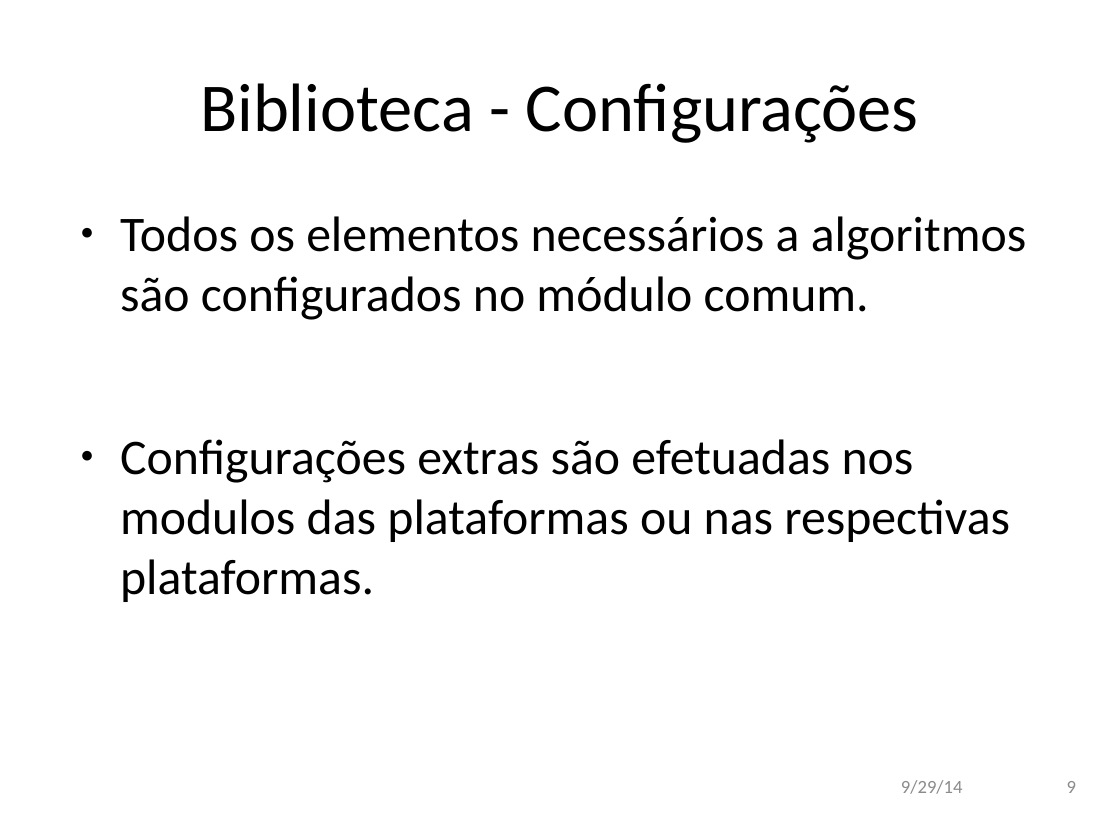
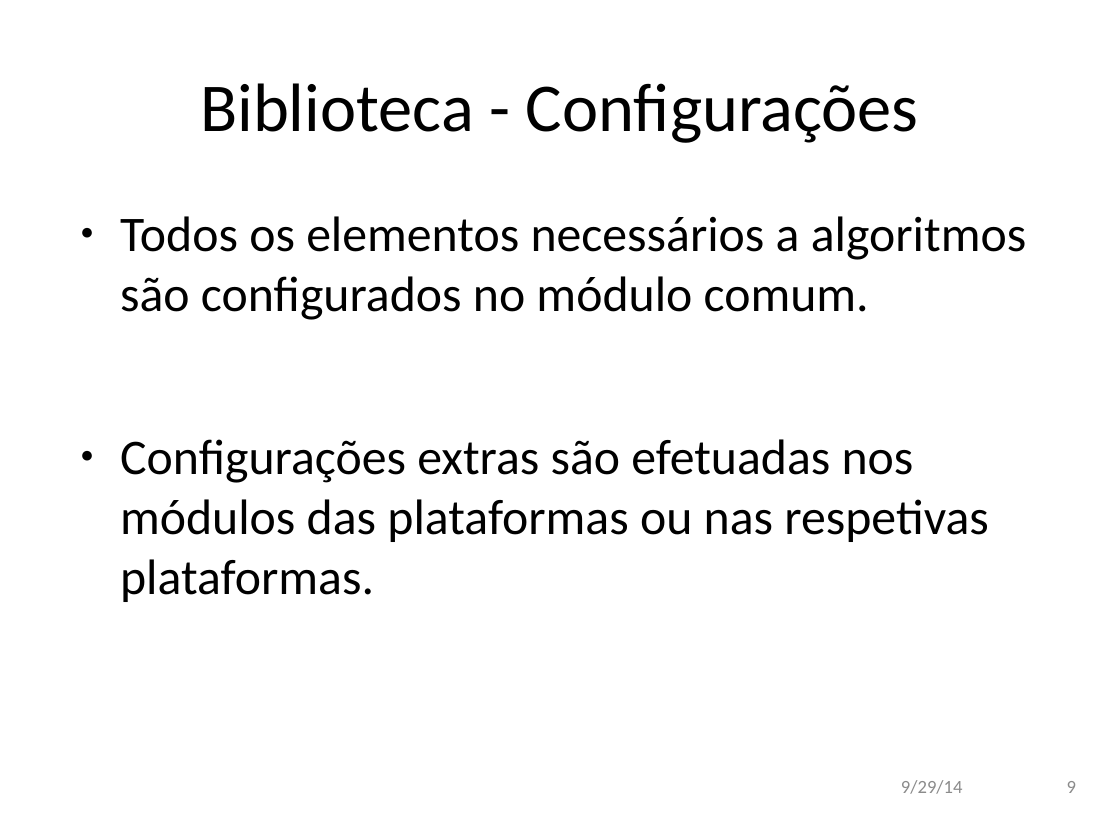
Before and after one commit to andremota/Distributed-Graph-Processing, a slide deck: slide 9 of docs/apresentação/apres_isel_format.odp. Drawn at 1120x840 pixels with LibreOffice and Linux fonts; fonts in the diff are those of the drawing; background and template pictures are left out. Boxes give left, top, right and bottom in pixels: in the first picture for what was removed or moved away, otherwise in the second. Text is boxed around its words. In the diff, an @@ line names an element or a change of style, - is before the commit and + after.

Commit message:
Small changed to the presentation.

```diff
--- a/docs/apresentação/apres_isel_format.odp
+++ b/docs/apresentação/apres_isel_format.odp
@@ text at <box>120,439,989,602</box>: text changed @@
-● Configurações extras são efetuadas nos modulos das plataformas ou nas respectivas plataformas.
+● Configurações extras são efetuadas nos módulos das plataformas ou nas respetivas plataformas.
```
Also in this commit, not shown: 4 other slides changed.
